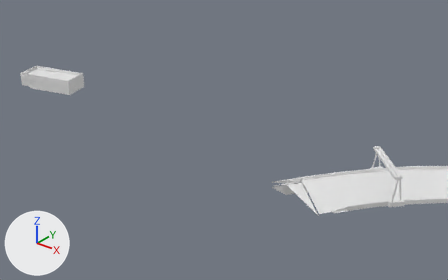
The glTF model assets/tiles/11-SW-2D/objects.glb, before and after one commit.
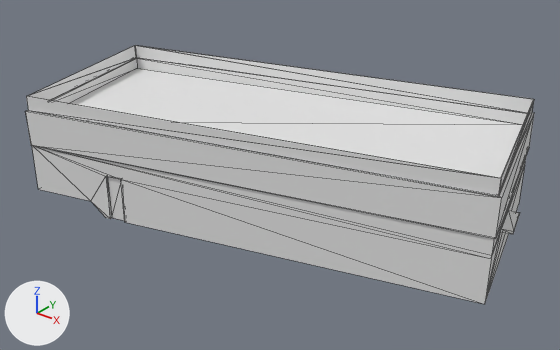
Old and new are each drawn from a camera (50 mm lens) standing at (330.8, 782.2, 86.9) and looking at (201.2, 944.2, -13.5) and again close up from a camera (50 mm lens) standing at (166.6, 886.0, 21.5) and looking at (145.9, 911.7, 5.6). Lighting does not change. The marker at lower left points along +X, +Y and +Z. The first two pictures are the older version. The close-ups show mesh edges as thin lines. Where no turn or scale is listed for an object, it has been applied to the vertices. Vertices at exactly the same position are counted once.

The first close-up shows 'buildings'.
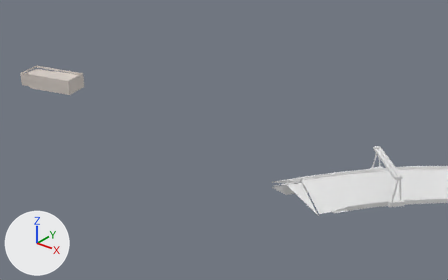
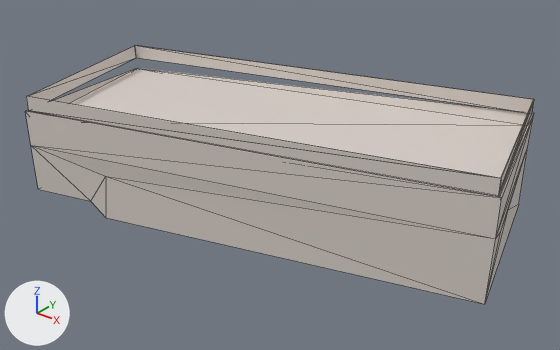
What differs and where, as boxes (x1, y1, x2, y2) in the close-ups (560 x 350 px):
part 1 of me_buildings, reshaped
    before: (26, 58, 534, 304)
    after: (26, 68, 534, 304)
part 2 of me_buildings, recoloured
    both: (26, 45, 534, 239)

Diff of the bpy script that builds the scene:
```diff
--- a/assets/tiles/11-SW-2D/objects.glb.py
+++ b/assets/tiles/11-SW-2D/objects.glb.py
@@ mat_defaultmaterial @@
+mat_defaultmaterial = bpy.data.materials.new('DefaultMaterial')
+mat_defaultmaterial.use_nodes = True; mat_defaultmaterial.node_tree.nodes.clear()
+_N = mat_defaultmaterial.node_tree.nodes; _L = mat_defaultmaterial.node_tree.links
+n0 = _N.new('ShaderNodeOutputMaterial'); n0.name = 'Material Output'
+n1 = _N.new('ShaderNodeBsdfPrincipled'); n1.name = 'Principled BSDF'
+n2 = _N.new('ShaderNodeVertexColor'); n2.name = 'Color Attribute'
+_L.new(n1.outputs[0], n0.inputs[0])  # 'BSDF' to 'Surface'
+_L.new(n2.outputs[0], n1.inputs[0])  # 'Color' to 'Base Color'
@@ me_buildings @@
 # used by ob_buildings; location = (145.75, 911.94, 6.59)
-me_buildings.from_pydata(...)  # 69 vertices, 106 faces; spans x -11.5..11.5, y -7.2..7.2, z -2.7..2.7
+me_buildings.from_pydata(...)  # 38 vertices, 51 faces; spans x -11.5..11.5, y -7.2..7.2, z -2.7..2.7
+# me_buildings part 1
+# 31 vertices are removed from x -11.5..11.4, y -7.1..7.2, z -2.7..2.0
+# 85 faces are deleted
+# 30 new faces join them
+# me_buildings part 2: 21 faces spanning x -11.4..11.5, y -7.2..7.2, z 0.3..2.7 switch from no material to mat_defaultmaterial
```
